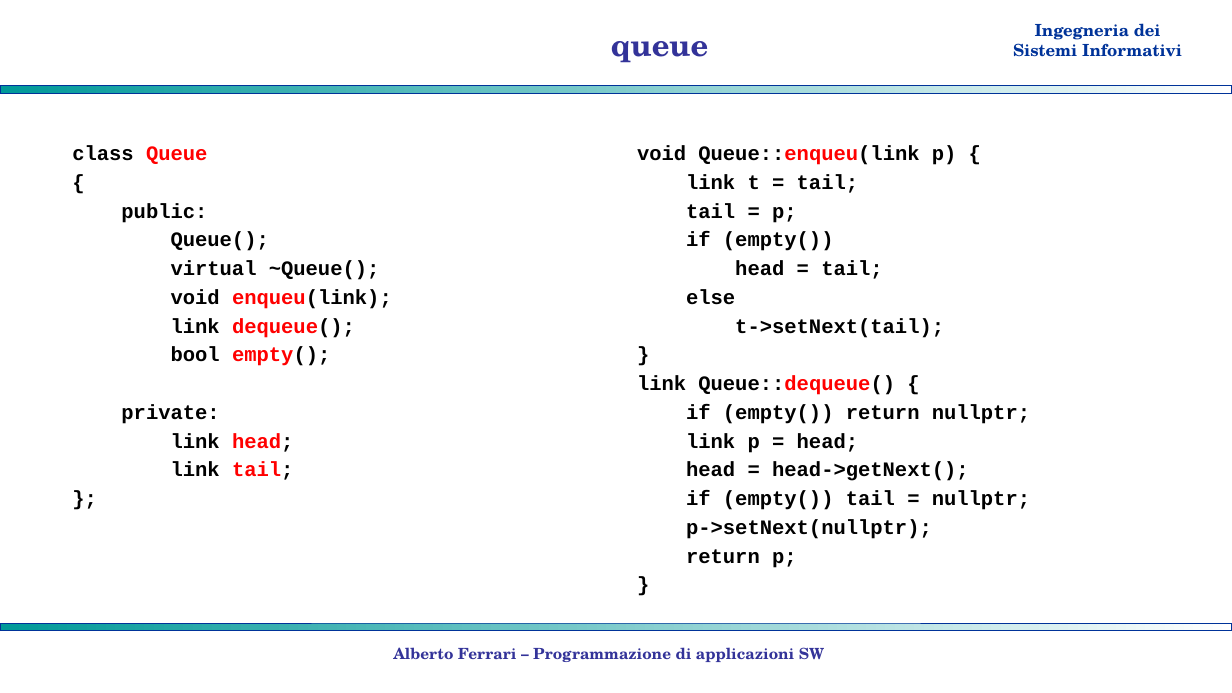
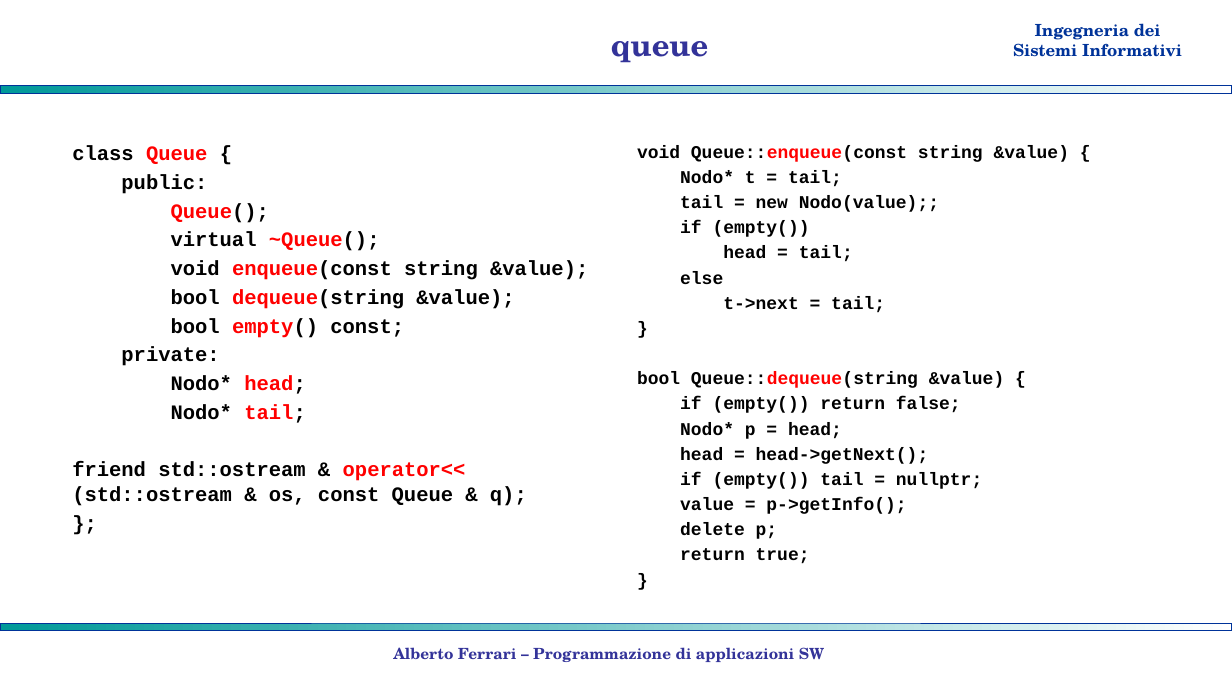
Before and after one commit to albertoferrari/pasw, a slide deck: slide 21 of lezioni/PASW06 - strutture lineari.pptx (slide 18 before the commit). Drawn at 1232x693 pixels with LibreOffice and Linux fonts; fonts in the diff are those of the drawing; background and template pictures are left out. Boxes give left, top, right and bottom in pixels: in the first picture for what was removed or moved away, otherwise in the second. Text is boxed around its words. In the diff, an @@ line names an element or a change of style, - is before the commit and + after.

```diff
--- a/lezioni/PASW06 - strutture lineari.pptx
+++ b/lezioni/PASW06 - strutture lineari.pptx
@@ text at (x1=637, y1=145, x2=1070, y2=212): text changed; size 16 to 14 pt @@
-void Queue::enqueu(link p) {
-link t = tail;
-tail = p;
+void Queue::enqueue(const string &value) {
+Nodo* t = tail;
+tail = new Nodo(value);;
@@ text at (x1=171, y1=203, x2=380, y2=251): text colour #000000 to #FF0000 in "Queue();", "~Queue();" @@
@@ text at (x1=680, y1=221, x2=982, y2=489): size 16 to 14 pt in "if (empty())", "head = tail;", "else", "}" and 3 more places @@
@@ text at (x1=171, y1=261, x2=588, y2=338): text changed @@
-void enqueu(link);
-link dequeue();
-bool empty();
+void enqueue(const string &value);
+bool dequeue(string &value);
+bool empty() const;
@@ text at (x1=723, y1=296, x2=885, y2=313): text changed; size 16 to 14 pt @@
-t->setNext(tail);
+t->next = tail;
@@ text at (x1=72, y1=376, x2=527, y2=506): text changed @@
-link head;
-link tail;
+Nodo* head;
+Nodo* tail;
+friend std::ostream & operator<< (std::ostream & os, const Queue & q);
@@ text at (x1=637, y1=372, x2=1005, y2=439): text changed; size 16 to 14 pt @@
-link Queue::dequeue() {
-if (empty()) return nullptr;
-link p = head;
+bool Queue::dequeue(string &value) {
+if (empty()) return false;
+Nodo* p = head;
@@ text at (x1=680, y1=498, x2=906, y2=564): text changed; size 16 to 14 pt @@
-p->setNext(nullptr);
-return p;
+value = p->getInfo();
+delete p;
+return true;
```
Also in this commit, not shown: 7 other slides changed, 3 slides added, 1 other file.
